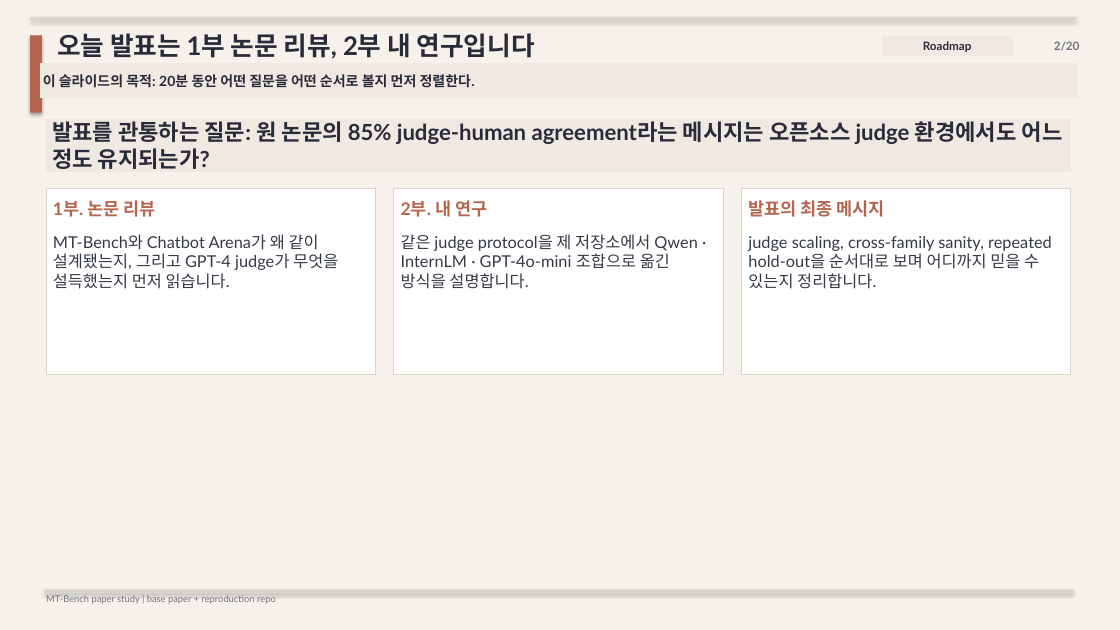
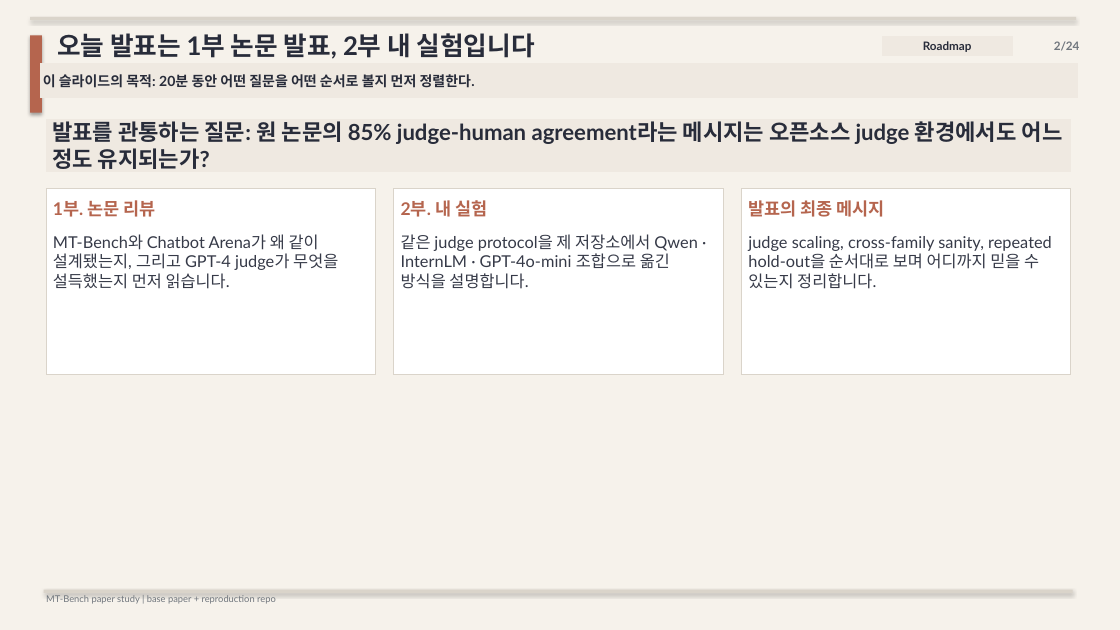
Before and after one commit to kook222/mt_bench_repro, a slide deck: slide 2 of presentation/mt_bench_paper_study.pptx. Drawn at 1120x630 pixels with LibreOffice and Linux fonts; fonts in the diff are those of the drawing. Boxes give left, top, right and bottom in pixels: in the first picture for what was removed or moved away, otherwise in the second. Text is boxed around its words. In the diff, an @@ line names an element or a change of style, - is before the commit and + after.

```diff
--- a/presentation/mt_bench_paper_study.pptx
+++ b/presentation/mt_bench_paper_study.pptx
@@ text at [57, 33, 535, 59]: text changed @@
-오늘 발표는 1부 논문 리뷰, 2부 내 연구입니다
+오늘 발표는 1부 논문 발표, 2부 내 실험입니다
@@ text at [1054, 41, 1080, 51]: text changed @@
-2/20
+2/24
@@ text at [401, 200, 487, 217]: text changed @@
-2부. 내 연구
+2부. 내 실험
```
Also in this commit, not shown: 19 other slides changed, 4 slides added, 3 other files.
